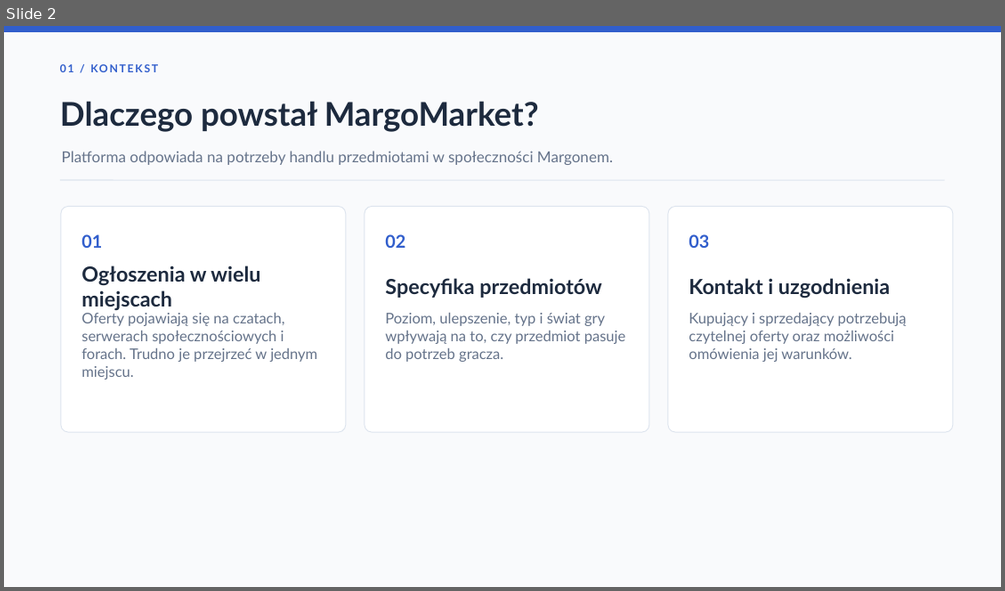
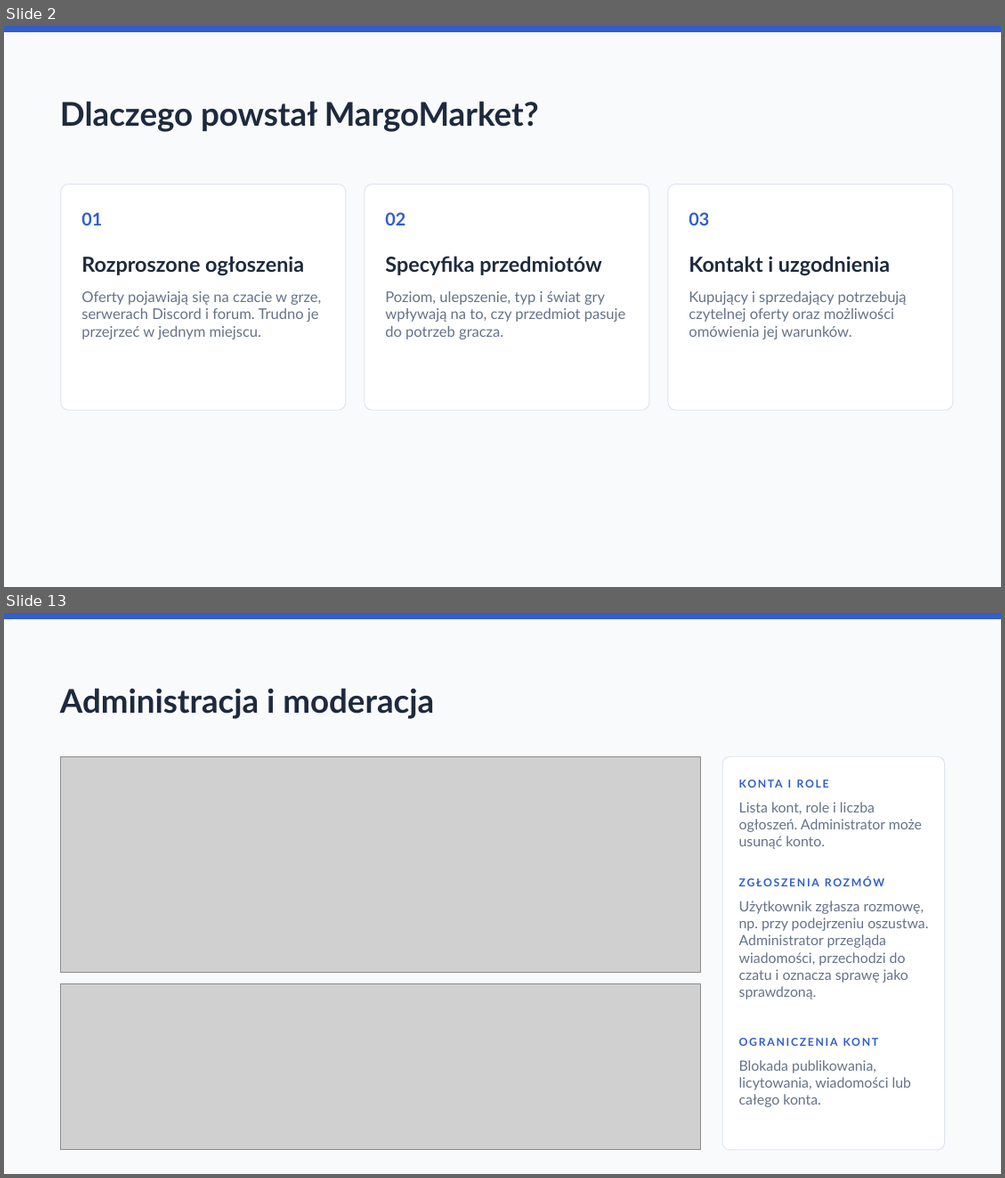
Before and after one commit to persi05/MargoMarket2, a slide deck: MargoMarket_FINAL_2026.pptx. Shown one above the other, each under a label of ours: slide 2 before the commit, slides 2 and 13 after it; the slides between them are not shown. The pictures are 1005x591 and 1005x1178 pixels, drawn with LibreOffice and Linux fonts; fonts in the diff are those of the drawing; grey boxes stand for pictures. Boxes give left, top, right and bottom in pixels: in the first picture for what was removed or moved away, otherwise in the second. Text is boxed around its words. In the diff, an @@ line names an element or a change of style, - is before the commit and + after.

```diff
--- a/MargoMarket_FINAL_2026.pptx
+++ b/MargoMarket_FINAL_2026.pptx
@@ slide 13 added at [4,613,1001,1174], background #F9FAFC @@
@@ rectangle added at [4,613,1001,618], fill #315ECC, outline #315ECC 1 pt @@
@@ text added at [60,688,434,719], 31.5 pt, text #1D2A3E, bold @@
+Administracja i moderacja
@@ picture added at [61,756,700,973] @@
@@ rounded rectangle added at [722,756,945,1150], fill #FFFFFF, outline #DDE4EE 0.8 pt @@
@@ text added at [788,779,792,787], 10.5 pt, text #315ECC, bold @@
+KONTA I ROLE
@@ text added at [739,802,922,849], 13.6 pt, text #65738A @@
+Lista kont, role i liczba ogłoszeń. Administrator może usunąć konto.
@@ text added at [739,877,884,886], 10.5 pt, text #315ECC, bold @@
+ZGŁOSZENIA ROZMÓW
@@ text added at [739,900,928,999], 13.6 pt, text #65738A @@
+Użytkownik zgłasza rozmowę, np. przy podejrzeniu oszustwa. Administrator przegląda wiadomości, przechodzi do czatu i oznacza sprawę jako sprawdzoną.
@@ picture added at [61,984,700,1150] @@
@@ text added at [739,1032,931,1051], 10.5 pt, text #315ECC, bold @@
+OGRANICZENIA KONT
@@ text added at [739,1060,911,1107], 13.6 pt, text #65738A @@
+Blokada publikowania, licytowania, wiadomości lub całego konta.
@@ slide 2 changed as well @@
@@ text removed at [60,58,928,79] @@
-01 / KONTEKST
@@ text removed at [62,151,613,165] @@
-Platforma odpowiada na potrzeby handlu przedmiotami w społeczności Margonem.
@@ line removed from (60, 180) to (945, 180) @@
@@ 7 texts, 3 rounded rectangles: place and size @@
-7 texts, 3 rounded rectangles at [61,206,953,432]
+7 texts, 3 rounded rectangles at [61,184,953,410]
@@ text at [81,256,304,276]: text changed @@
-Ogłoszenia w wielu miejscach
+Rozproszone ogłoszenia
@@ text at [81,291,321,339]: text changed @@
-Oferty pojawiają się na czatach, serwerach społecznościowych i forach. Trudno je przejrzeć w jednym miejscu.
+Oferty pojawiają się na czacie w grze, serwerach Discord i forum. Trudno je przejrzeć w jednym miejscu.
```
Also in this commit, not shown: 9 other slides changed, 7 other slides added, 9 slides removed, 1 other file.
